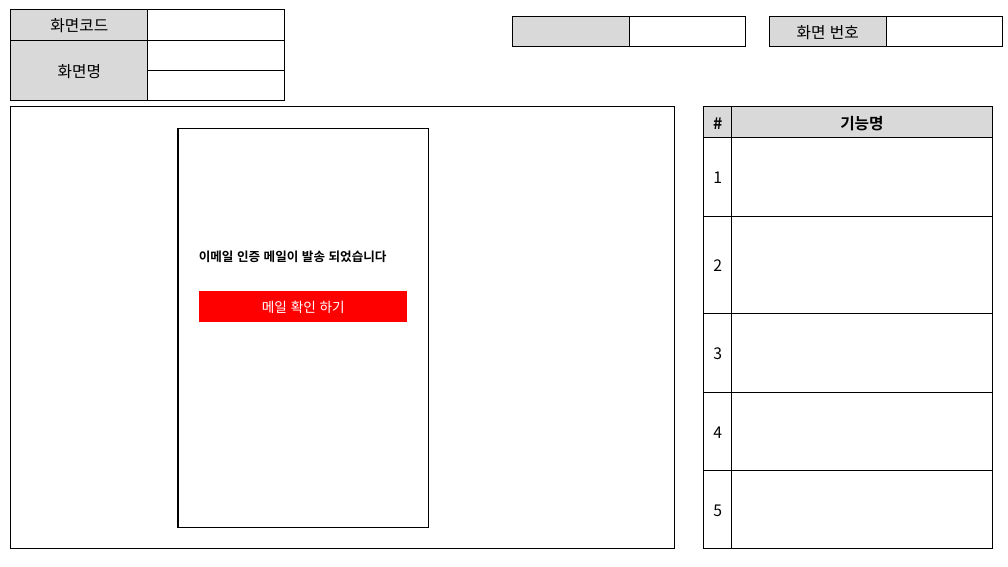
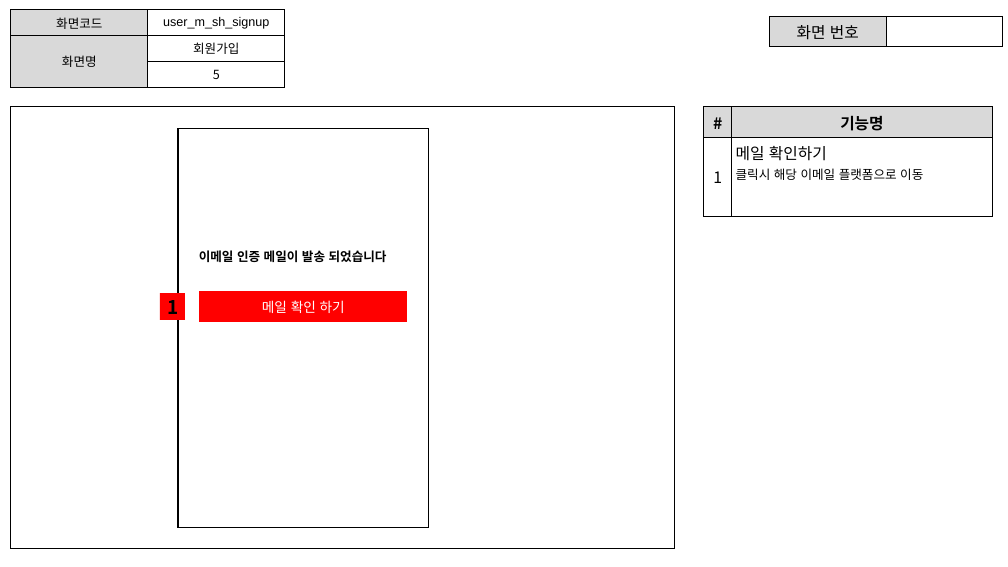
Before and after one commit to ezenteam2/RentalEquip, a slide deck: slide 8 of 0 발표용 파워포인트/project04 - 파워포인트 종합 - 서희.pptx. Drawn at 1008x567 pixels with LibreOffice and Linux fonts; fonts in the diff are those of the drawing. Boxes give left, top, right and bottom in pixels: in the first picture for what was removed or moved away, otherwise in the second. Text is boxed around its words. In the diff, an @@ line names an element or a change of style, - is before the commit and + after.

```diff
--- a/0 발표용 파워포인트/project04 - 파워포인트 종합 - 서희.pptx
+++ b/0 발표용 파워포인트/project04 - 파워포인트 종합 - 서희.pptx
@@ table at (11, 10, 284, 83) @@
-row 1, column 2: 
+row 1, column 2: user_m_sh_signup
-row 2, column 2: 
+row 2, column 2: 회원가입
-row 3, column 2: 
+row 3, column 2: 5
@@ size 15 to 12 pt in "화면코드", "화면명" @@
@@ table removed at (513, 17, 746, 43), 1 rows, 2 columns @@
- | 
@@ table at (704, 107, 992, 216) @@
-row 2: 1 | 
-row 3: 2 | 
-row 4: 3 | 
-row 5: 4 | 
-row 6: 5 | 
+row 2: 1 | 메일 확인하기 / 클릭시 해당 이메일 플랫폼으로 이동
@@ rectangle added at (160, 293, 185, 320), fill #FF0000, 18 pt, text #000000, bold @@
+1
```
Also in this commit, not shown: 16 other slides changed, 1 slide added, 2 slides removed.
